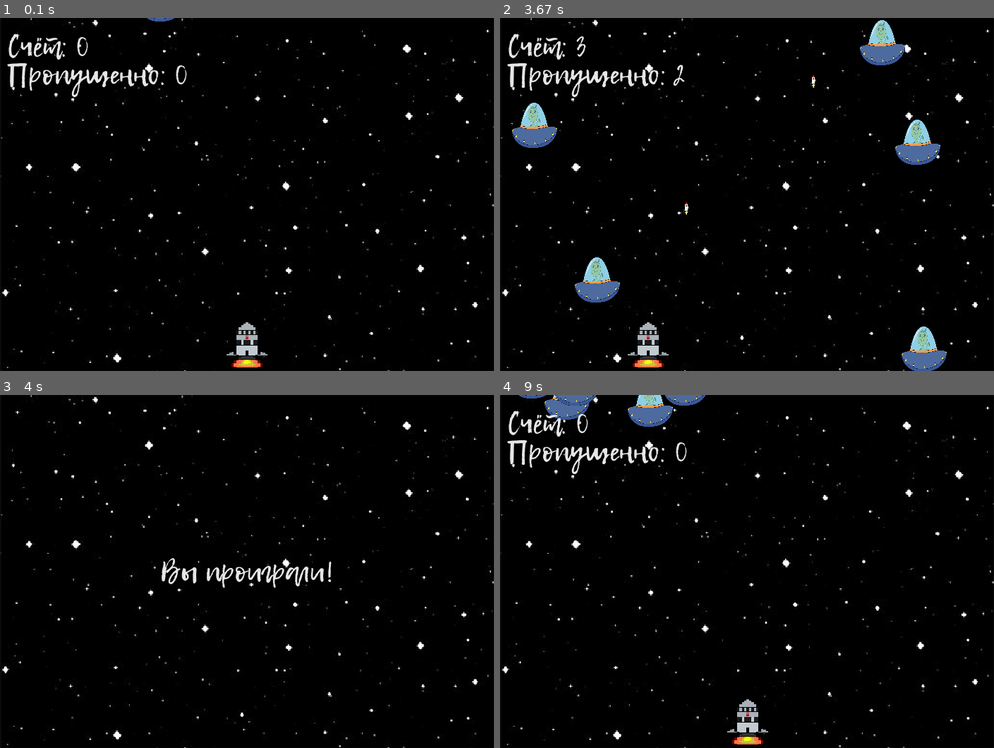
Above: before the commit, frames 1-4 (two rows, left to right).
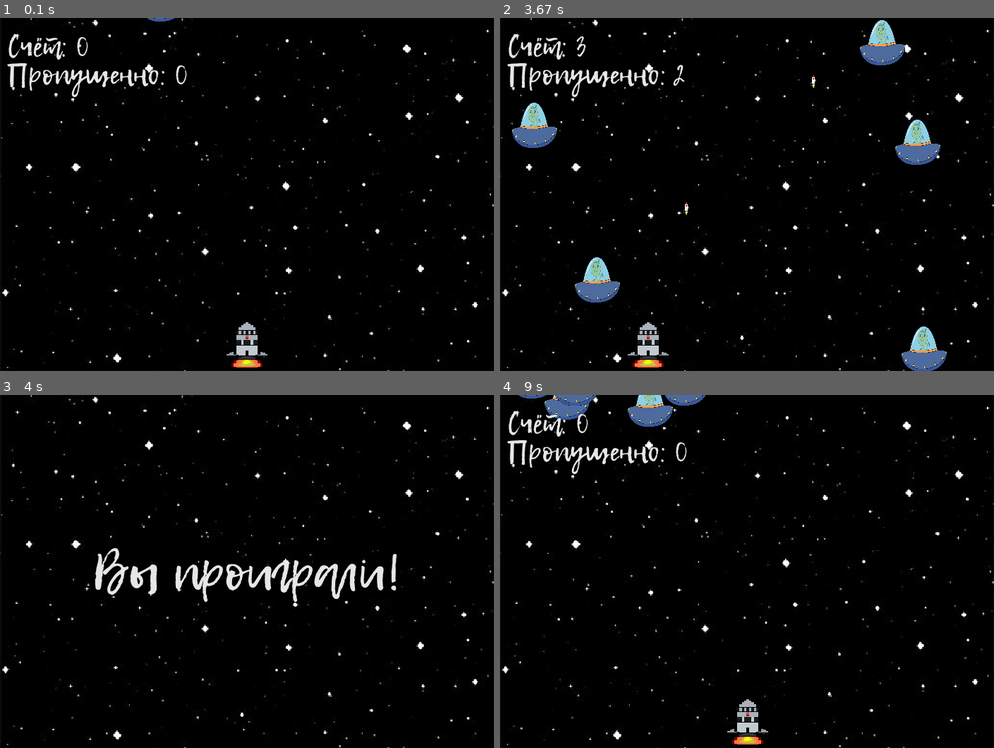
Above: after the commit, the same moments.

Repository: beverly-csu/PythonStart2
Game: pygame game, started from PyGame/Shooter/game.py
Two runs of this game, one before a commit and one after it. Both use one fixed random seed, a clock stepped at 60 frames per second and the inputs below.
Inputs:
- Up to frame 1 (0.1 s): no input
- Up to frame 2 (3.67 s): hold D 0.33-0.8 s; hold D 0.83-1.3 s; tap Space at 0.9, 1.2, 1.4, 1.7, 1.97, 2.27, 2.4, 2.7, 3.07, 3.37 s; hold A 1.33-1.87 s; hold A 1.9-2.3 s; hold D 2.33-2.97 s; hold A 3-3.47 s
- Up to frame 3 (4 s): no input
- Up to frame 4 (9 s): no input

Frames 1-2 are identical in both runs. In frame 3, 2.5% of the frame differs, in the area x 19-81%, y 43-59%; in frame 4, nothing differs.

Commit message:
Update game.py

Diff:
--- a/PyGame/Shooter/game.py
+++ b/PyGame/Shooter/game.py
@@ -59,6 +59,7 @@
 clock = time.Clock()
 
 my_font = font.Font('Lemon Tuesday.otf', 40)
+my_font2 = font.Font('Lemon Tuesday.otf', 72)
 
 mixer.init()
 mixer.music.load('bg.ogg')
@@ -112,7 +113,7 @@
             # window.blit(win_text, (270, 200))
             ## 1 вариант
             ## 2 вариант
-            result_text = my_font.render('Вы выиграли!', True, (230, 230, 230))
+            result_text = my_font2.render('Вы выиграли!', True, (230, 230, 230))
             text_rect = result_text.get_rect()
             bg_rect = background.get_rect()
             text_rect.center = bg_rect.center
@@ -125,7 +126,7 @@
             # window.blit(win_text, (270, 200))
             ## 1 вариант
             ## 2 вариант
-            result_text = my_font.render('Вы проиграли!', True, (230, 230, 230))
+            result_text = my_font2.render('Вы проиграли!', True, (230, 230, 230))
             text_rect = result_text.get_rect()
             bg_rect = background.get_rect()
             text_rect.center = bg_rect.center
